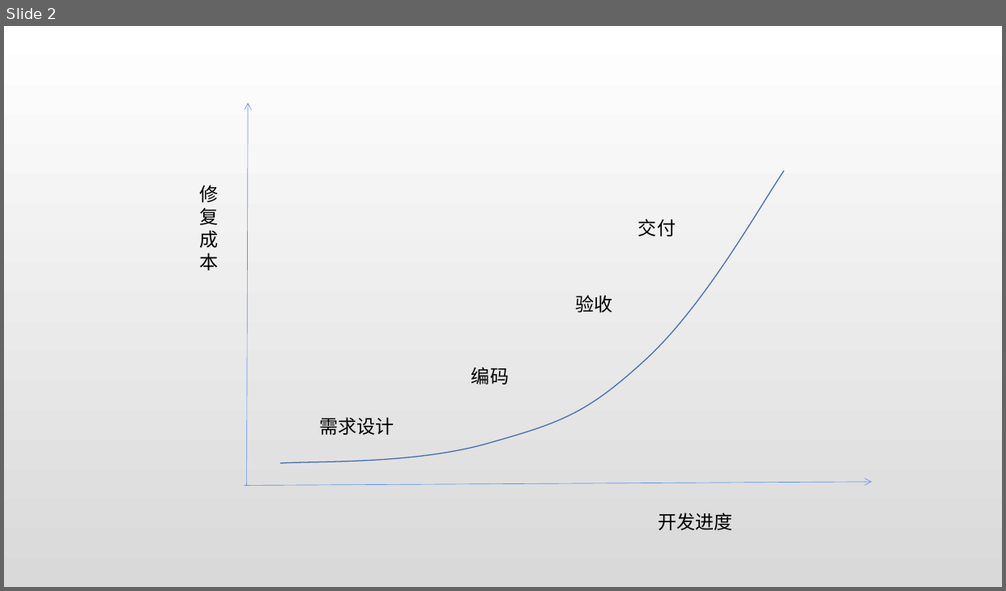
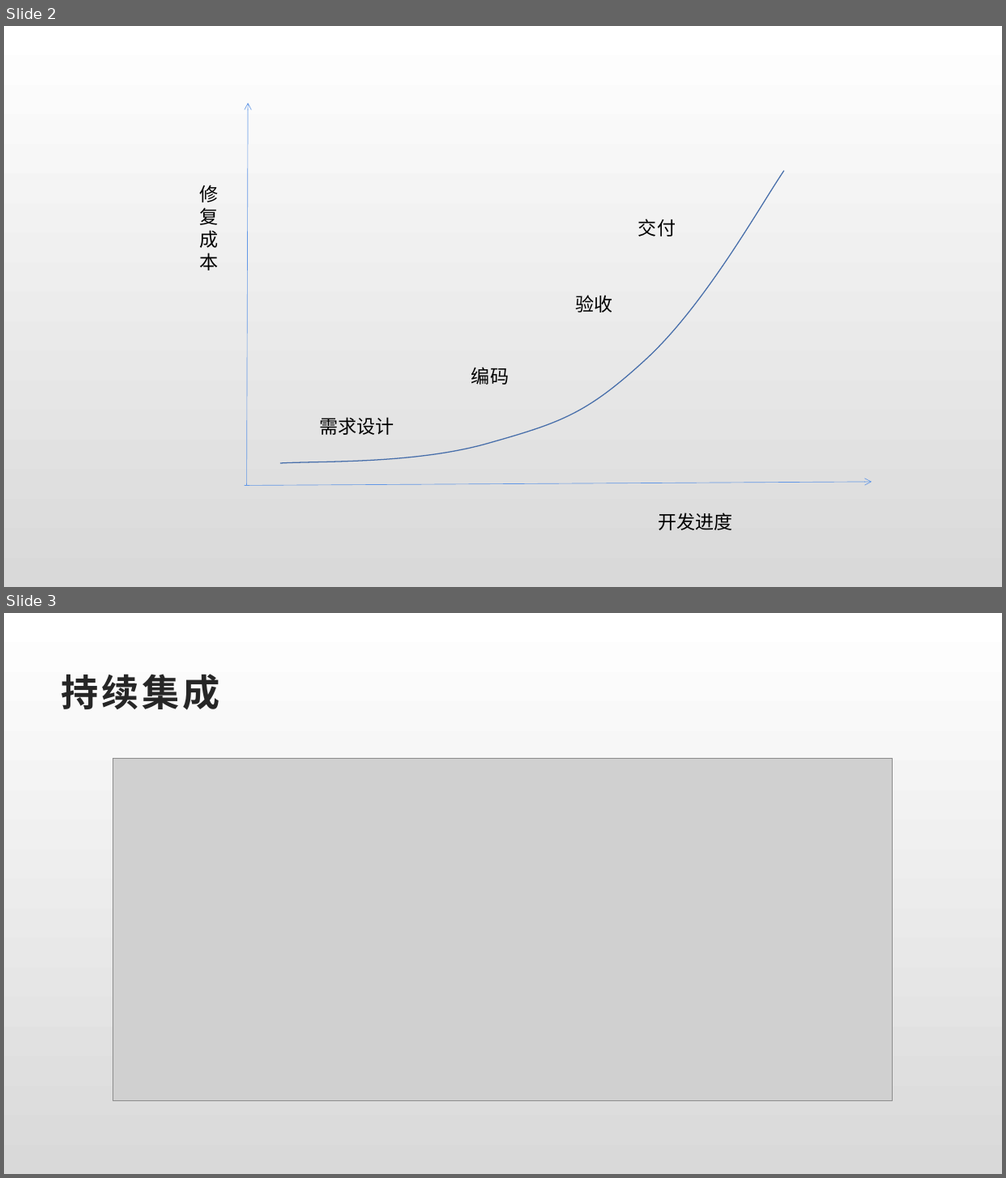
Before and after one commit to zhancongc/quality_assurance, a slide deck: md/软件质量保证插图集合.pptx. Shown one above the other, each under a label of ours: slide 2 before the commit, slides 2 and 3 after it. The pictures are 1006x591 and 1006x1178 pixels, drawn with LibreOffice and Linux fonts; fonts in the diff are those of the drawing; grey boxes stand for pictures. Boxes give left, top, right and bottom in pixels: in the first picture for what was removed or moved away, otherwise in the second. Text is boxed around its words. In the diff, an @@ line names an element or a change of style, - is before the commit and + after.

```diff
--- a/md/软件质量保证插图集合.pptx
+++ b/md/软件质量保证插图集合.pptx
@@ slide 3 added at [4, 613, 1002, 1174], background gradient #FFFFFF to #D9D9D9 @@
@@ title added at [62, 674, 220, 710], 36 pt, text #262626, bold @@
+持续集成
@@ picture added at [113, 758, 893, 1101] @@
```
Also in this commit, not shown: 2 other slides added, 3 other files.
